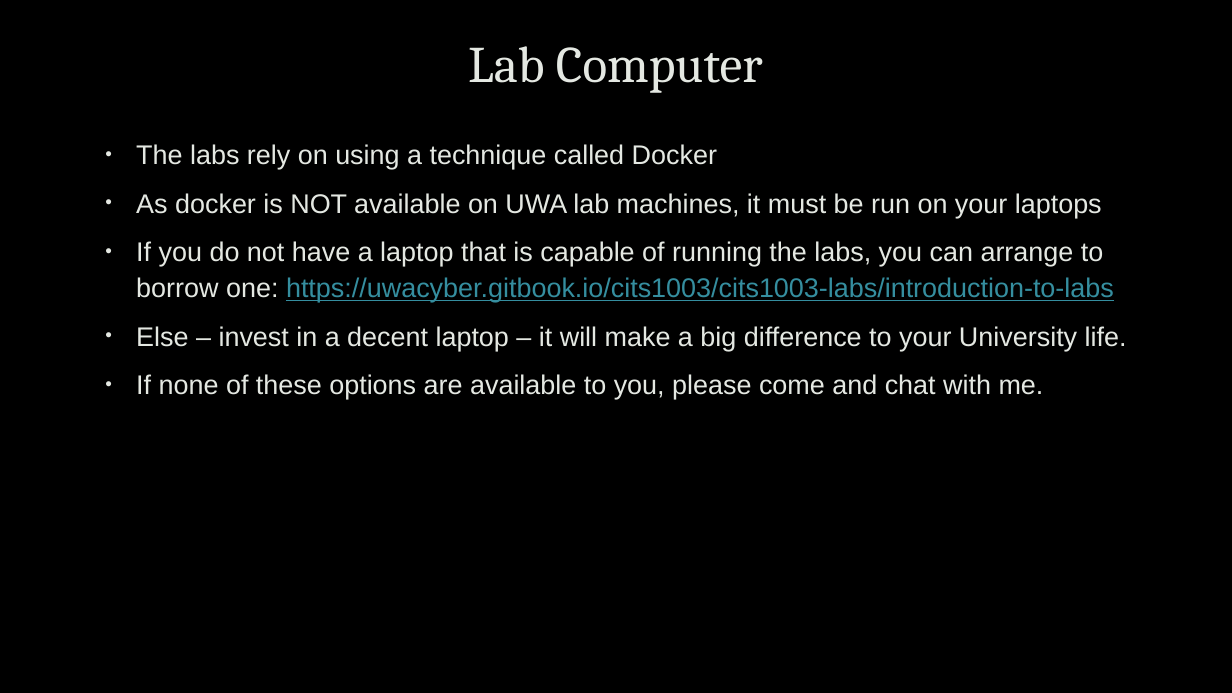
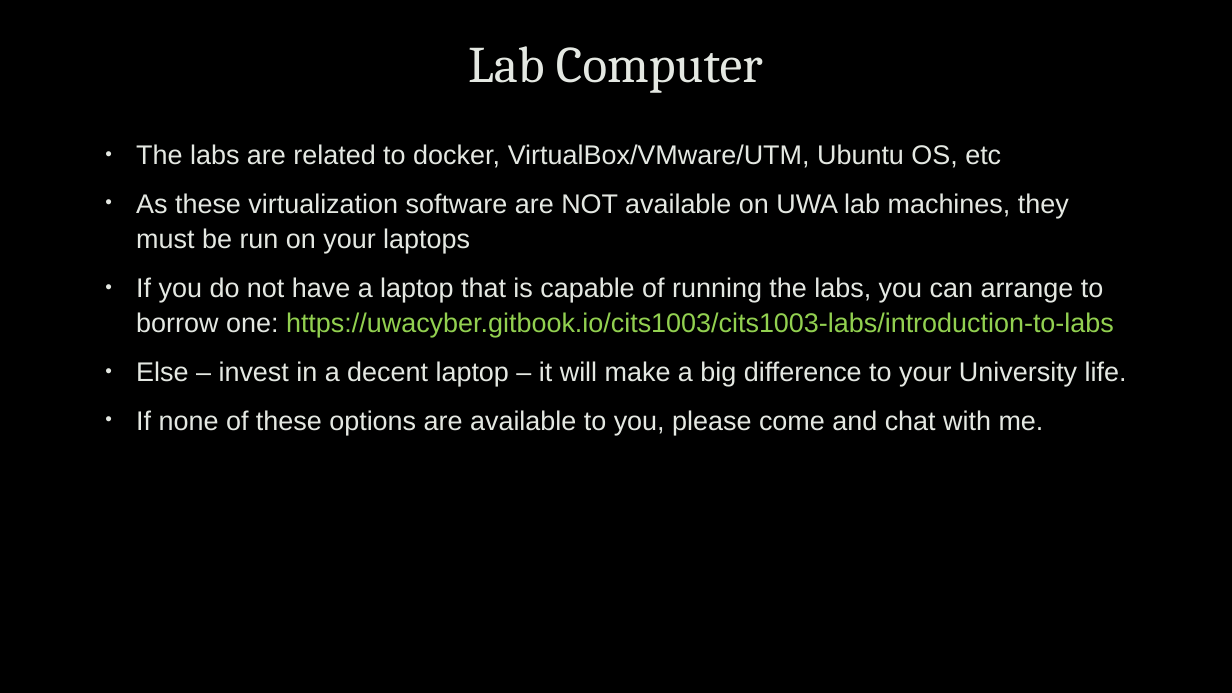
Before and after one commit to uwacyber/cits1003, a slide deck: slide 18 of cits1003-lecture_slides/CITS1003-0 Overview.pptx (slide 17 before the commit). Drawn at 1232x693 pixels with LibreOffice and Linux fonts; fonts in the diff are those of the drawing; background and template pictures are left out. Boxes give left, top, right and bottom in pixels: in the first picture for what was removed or moved away, otherwise in the second. Text is boxed around its words. In the diff, an @@ line names an element or a change of style, - is before the commit and + after.

```diff
--- a/cits1003-lecture_slides/CITS1003-0 Overview.pptx
+++ b/cits1003-lecture_slides/CITS1003-0 Overview.pptx
@@ text at (x1=136, y1=144, x2=1069, y2=253): text changed @@
-• The labs rely on using a technique called Docker
-• As docker is NOT available on UWA lab machines, it must be run on your laptops
+• The labs are related to docker, VirtualBox/VMware/UTM, Ubuntu OS, etc
+• As these virtualization software are NOT available on UWA lab machines, they must be run on your laptops
@@ text at (x1=136, y1=277, x2=1114, y2=338): text colour #358E9F to #92D050, underline off in "https://uwacyber.gitbook.io/cits1003/cits1003-labs/introduct ..." @@
```
Also in this commit, not shown: 29 other slides changed, 1 slide added, 1 slide removed.
